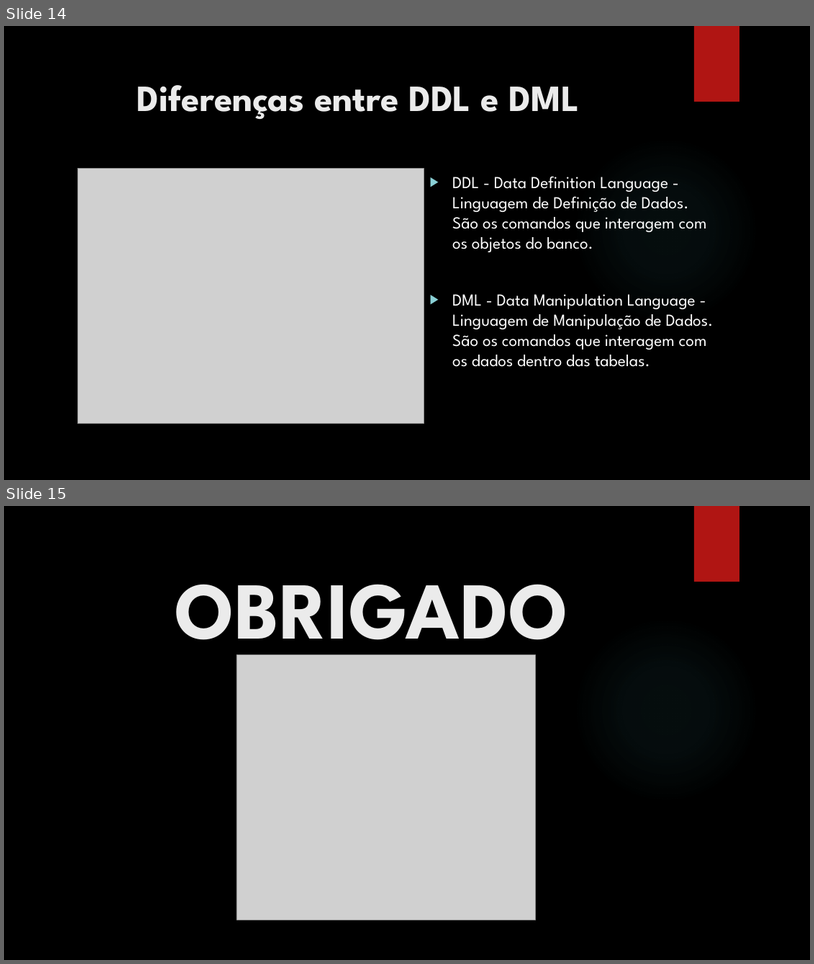
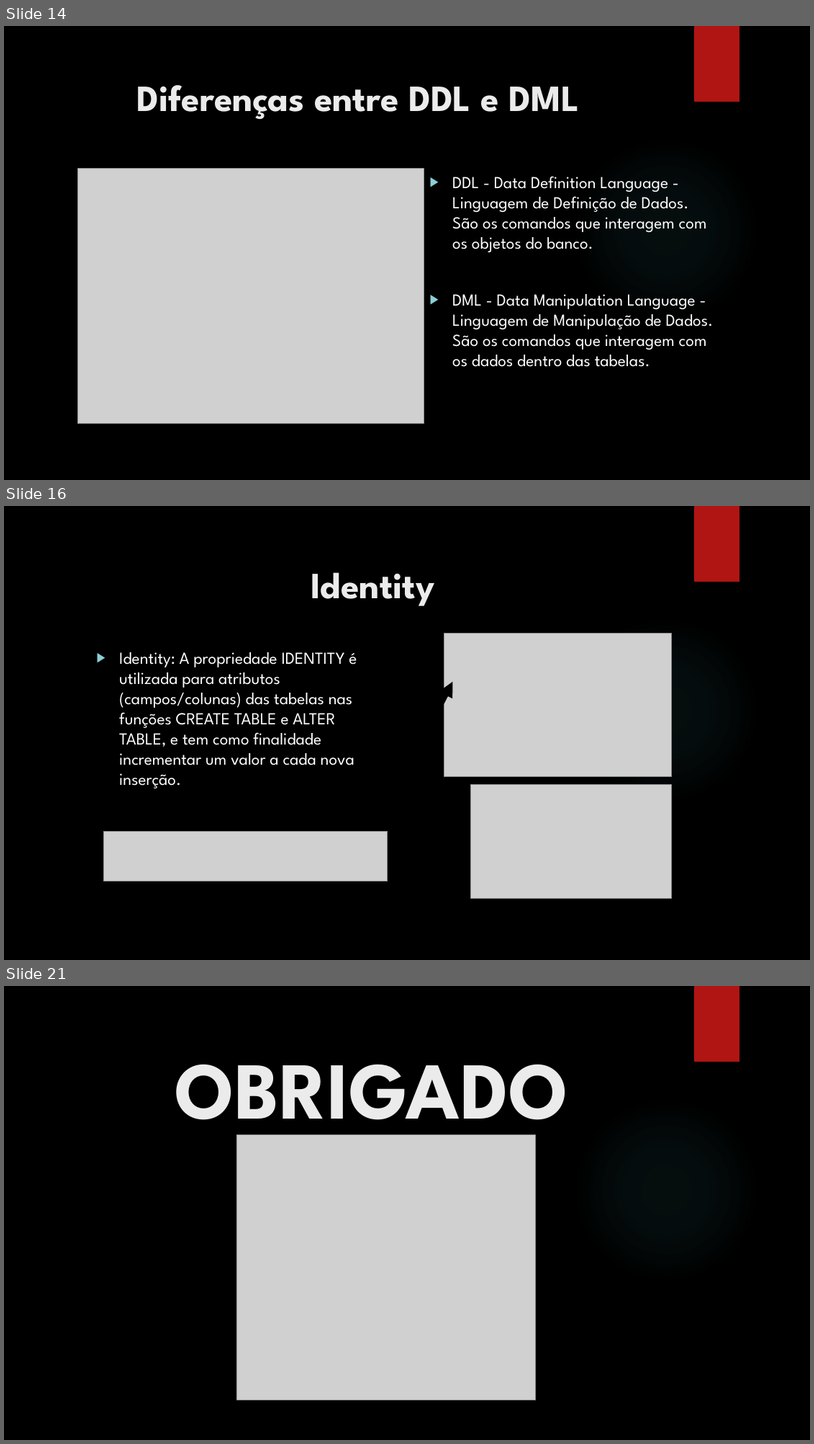
Before and after one commit to francielisabreu/BecaJava.-Aulajava02, a slide deck: SQL_aula1.pptx. Shown one above the other, each under a label of ours: slides 14 and 15 before the commit, slides 14, 16 and 21 after it; the slides between them are not shown. The pictures are 814x964 and 814x1444 pixels, drawn with LibreOffice and Linux fonts; fonts in the diff are those of the drawing; grey boxes stand for pictures; background and template pictures are left out. Boxes give left, top, right and bottom in pixels: in the first picture for what was removed or moved away, otherwise in the second. Text is boxed around its words. In the diff, an @@ line names an element or a change of style, - is before the commit and + after.

Commit message:
apresentação sobre relação de tabela atualizada - exer banco de dados

```diff
--- a/SQL_aula1.pptx
+++ b/SQL_aula1.pptx
@@ slide 16 added at [4,506,810,960], background picture (left out); not listed: 2 template elements that a slide beside it also shows @@
@@ title added at [311,572,435,606], 44 pt, text #EBEBEB, bold @@
+Identity
@@ picture added at [445,633,672,777] @@
@@ text added at [119,652,357,788], 20 pt, text #FFFFFF @@
+▶ Identity: A propriedade IDENTITY é utilizada para atributos (campos/colunas) das tabelas nas funções CREATE TABLE e ALTER TABLE, e tem como finalidade incrementar um valor a cada nova inserção.
@@ arrow added from (381, 821) to (453, 682), #000000 6 pt @@
@@ picture added at [471,785,672,898] @@
@@ picture added at [104,831,388,881] @@
@@ what was slide 15 is now slide 21 @@
```
Also in this commit, not shown: 5 other slides added.
